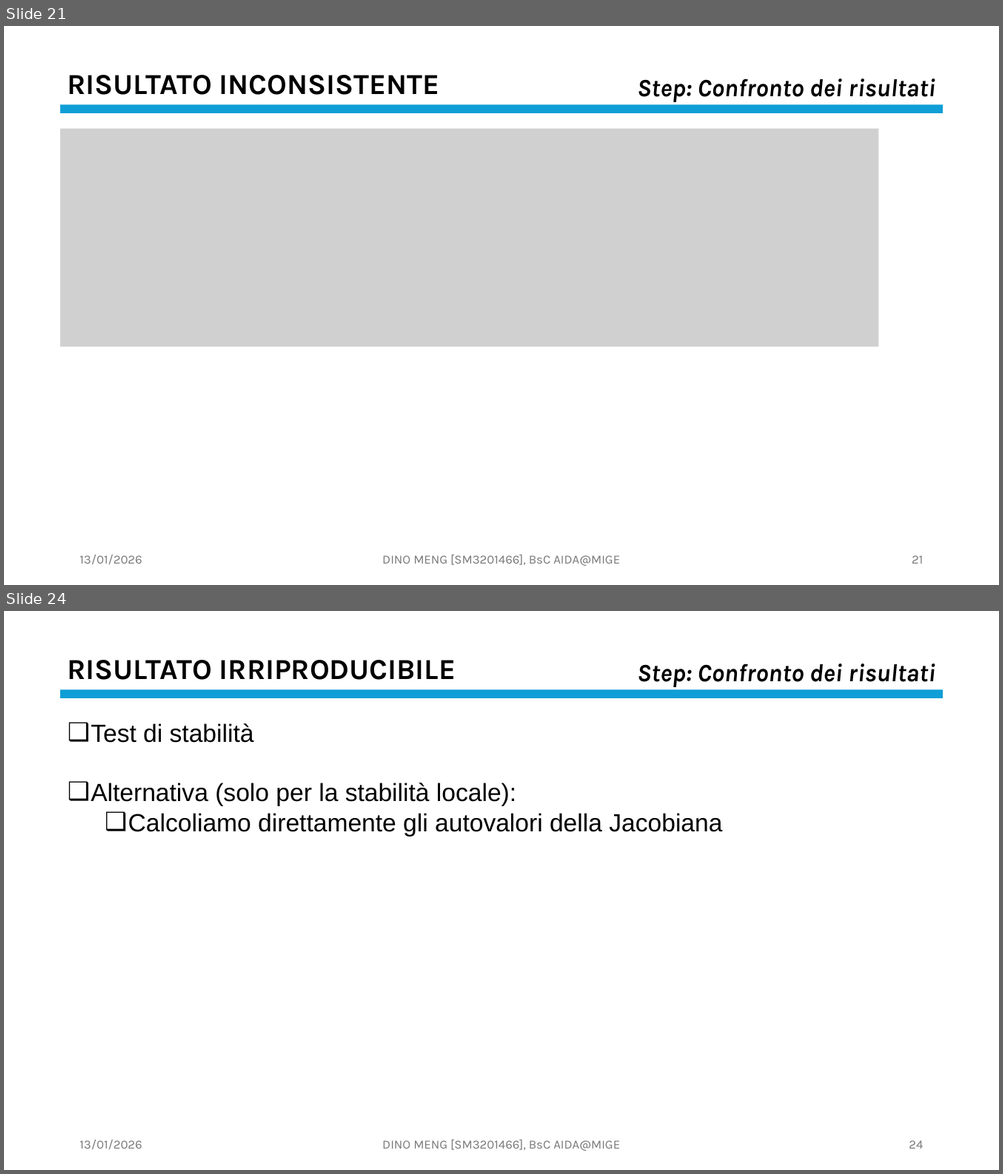
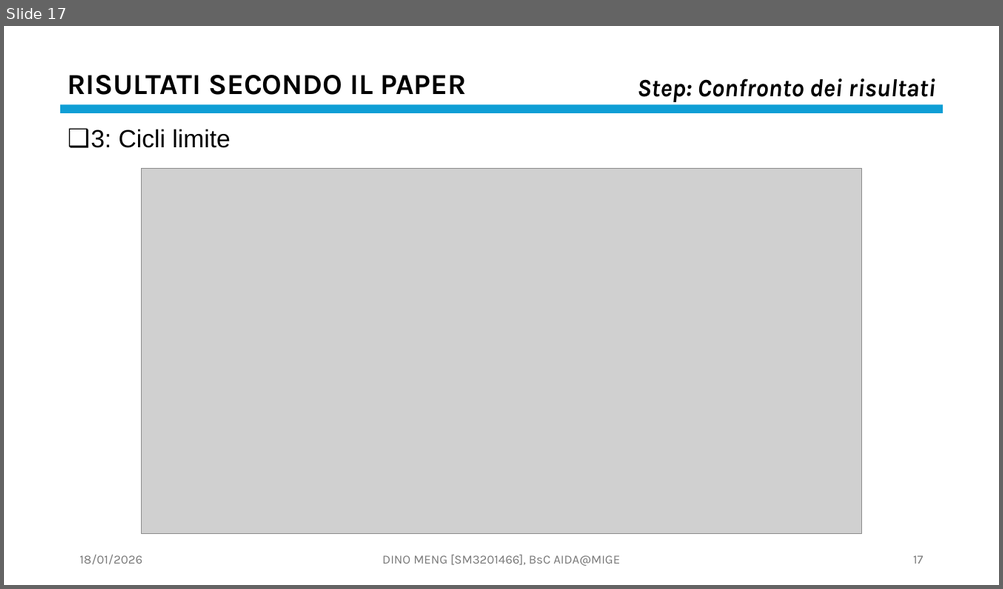
Before and after one commit to OdinMeng/AIDA-UNIVERSITY-NOTES-2025-2026, a slide deck: Complex Systems/project/PresentationPROJECTSM3201466.pptx. Shown one above the other, each under a label of ours: slides 21 and 24 before the commit, slide 17 after it; the slides between them are not shown. The pictures are 1003x1174 and 1003x589 pixels, drawn with LibreOffice and Linux fonts; fonts in the diff are those of the drawing; grey boxes stand for pictures. Boxes give left, top, right and bottom in pixels: in the first picture for what was removed or moved away, otherwise in the second. Text is boxed around its words. In the diff, an @@ line names an element or a change of style, - is before the commit and + after.

```diff
--- a/Complex Systems/project/PresentationPROJECTSM3201466.pptx
+++ b/Complex Systems/project/PresentationPROJECTSM3201466.pptx
@@ slide 24 removed at <box>4,611,999,1170</box>, background #FFFFFF @@
@@ text removed at <box>68,660,455,680</box> @@
-RISULTATO IRRIPRODUCIBILE
@@ text removed at <box>637,664,935,687</box> @@
-Step: Confronto dei risultati
@@ rectangle removed at <box>60,690,942,698</box> @@
@@ text removed at <box>91,723,722,837</box> @@
-❑ Test di stabilità
-❑ Alternativa (solo per la stabilità locale):
-  ❑ Calcoliamo direttamente gli autovalori della Jacobiana
@@ text removed at <box>79,1140,142,1150</box> @@
-13/01/2026
@@ text removed at <box>382,1140,620,1151</box> @@
-DINO MENG [SM3201466], BsC AIDA@MIGE
@@ page number removed at <box>908,1141,922,1149</box> @@
-24
@@ what was slide 21 is now slide 17 @@
@@ slide 17 changed as well @@
@@ text at <box>68,75,466,95</box>: text changed @@
-RISULTATO INCONSISTENTE
+RISULTATI SECONDO IL PAPER
@@ picture removed at <box>60,129,879,348</box> @@
@@ text added at <box>91,129,230,148</box>, 24 pt, text #000000 @@
+❑ 3: Cicli limite
@@ picture added at <box>142,169,861,534</box> @@
@@ text at <box>79,555,142,565</box>: text changed @@
-13/01/2026
+18/01/2026
@@ page number at <box>913,556,922,564</box>: text changed @@
-21
+17
```
Also in this commit, not shown: 39 other slides changed, 2 slides added, 6 other slides removed, 5 other files.
